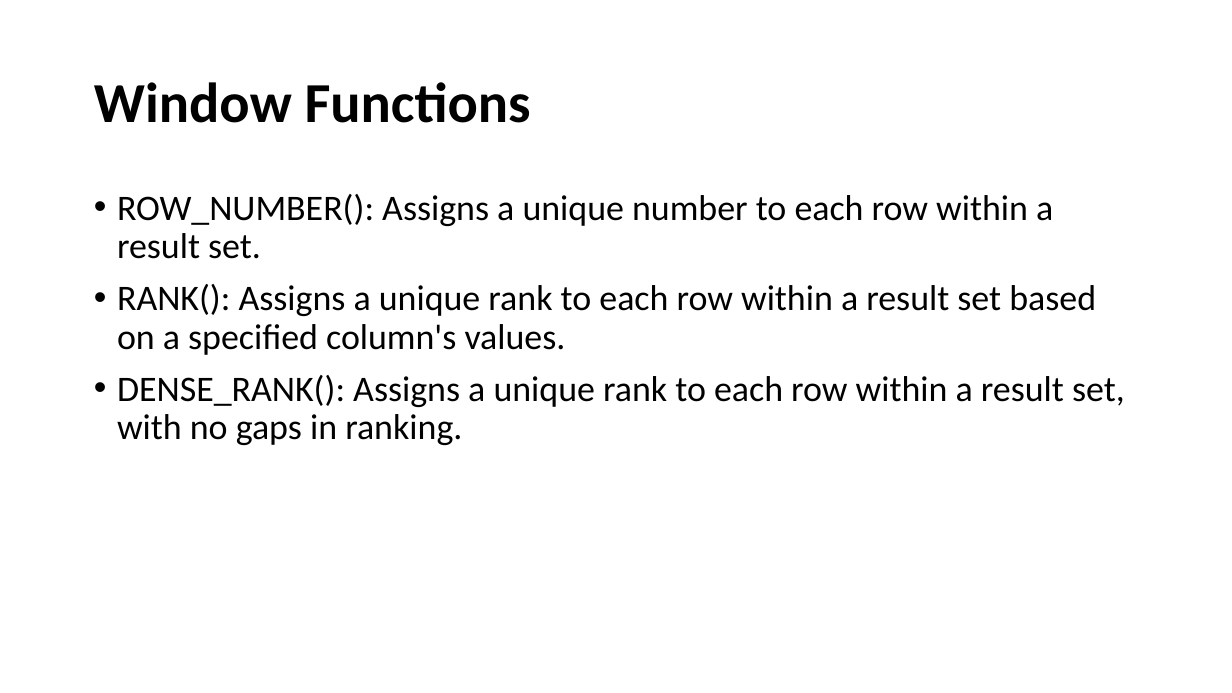
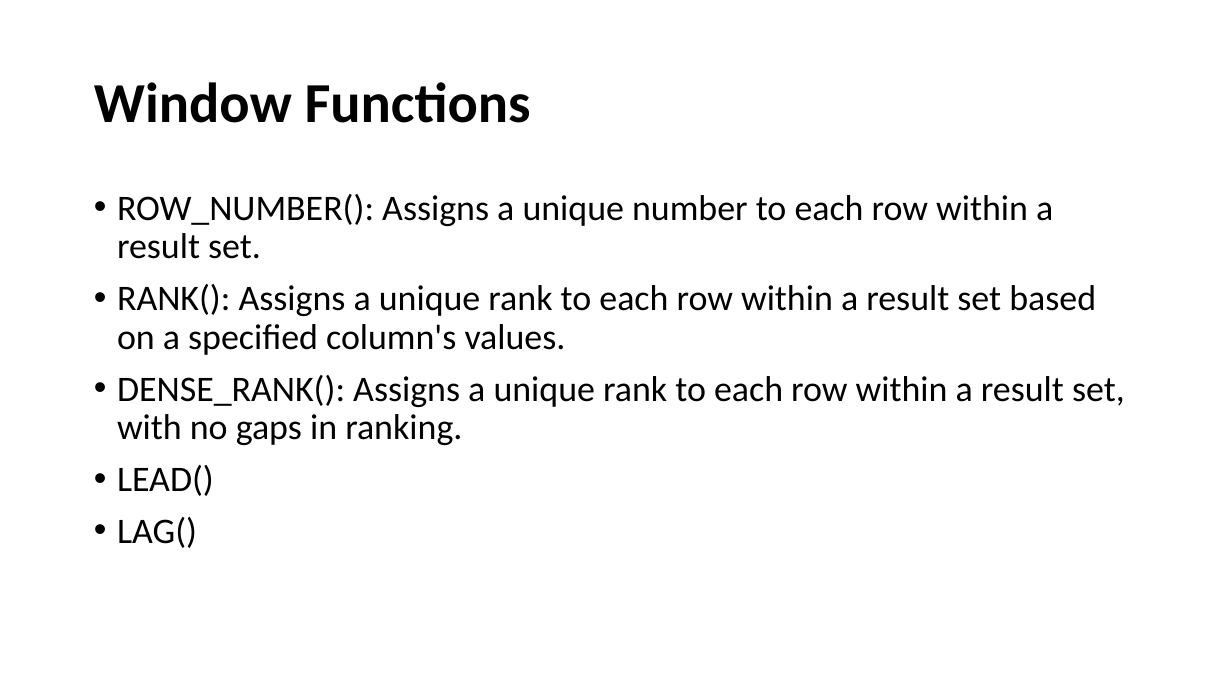
Before and after one commit to Nishanth09121996/KT-SQL-DA, a slide deck: slide 9 of Functions/Functions.pptx. Drawn at 1232x693 pixels with LibreOffice and Linux fonts; fonts in the diff are those of the drawing. Boxes give left, top, right and bottom in pixels: in the first picture for what was removed or moved away, otherwise in the second. Text is boxed around its words. In the diff, an @@ line names an element or a change of style, - is before the commit and + after.

```diff
--- a/Functions/Functions.pptx
+++ b/Functions/Functions.pptx
@@ text at <box>117,465,214,548</box>: paragraphs added @@
+• LEAD()
+• LAG()
```
Also in this commit, not shown: 5 other files.
